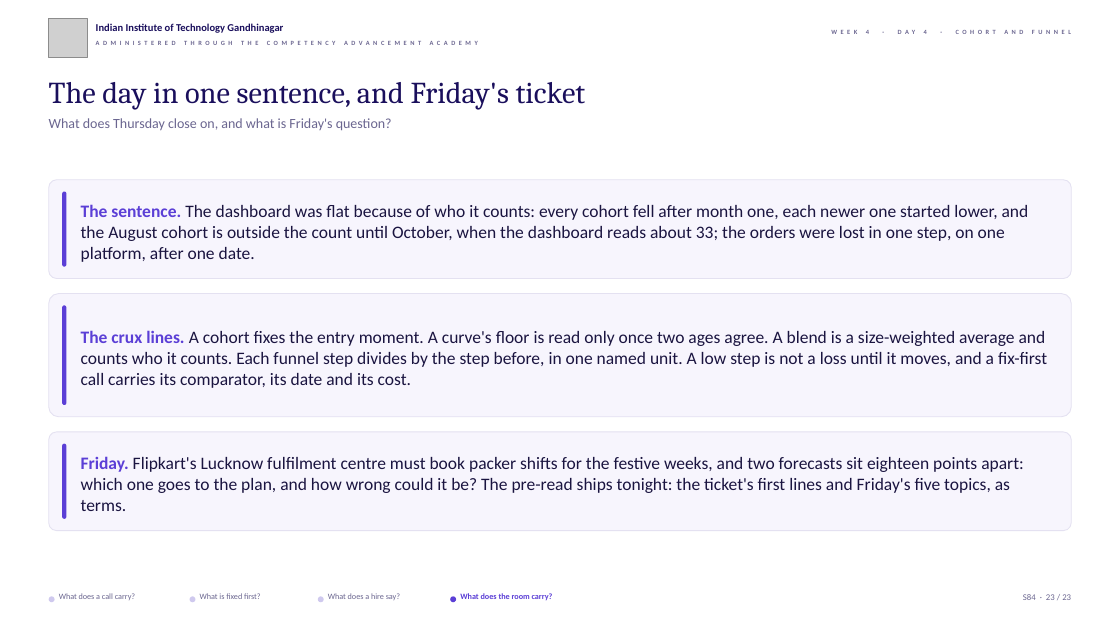
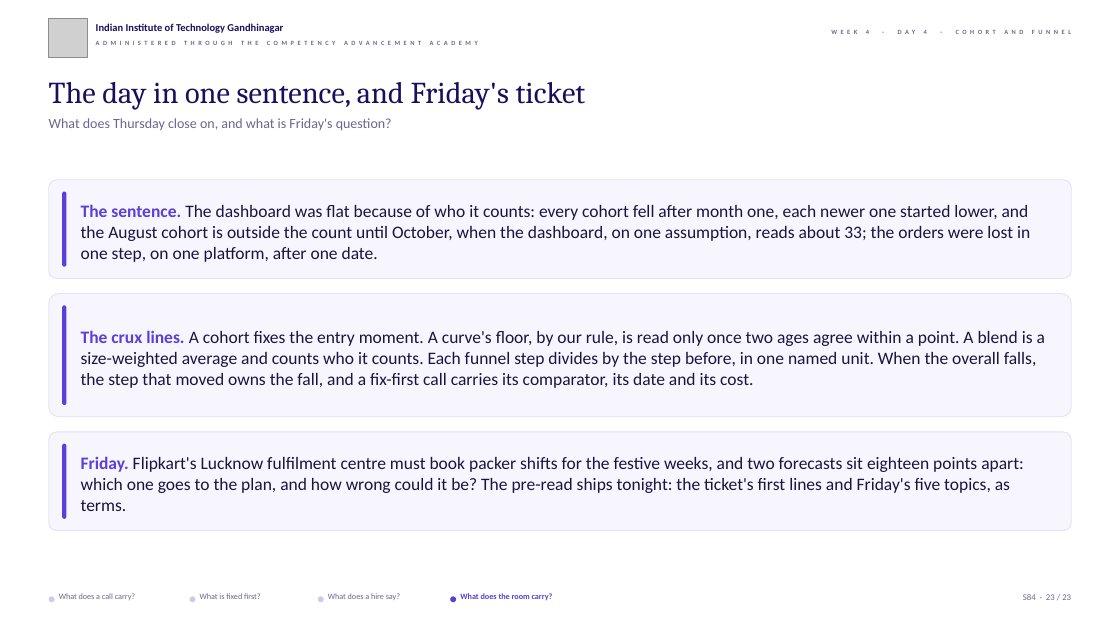
Before and after one commit to fde-academy-lab/c2-content-factory, a slide deck: slide 23 of content/W04/D4/slides/C2_W04_D04_half2_STUDENT.pptx. Drawn at 1120x630 pixels with LibreOffice and Linux fonts; fonts in the diff are those of the drawing; grey boxes stand for pictures; background and template pictures are left out. Boxes give left, top, right and bottom in pixels: in the first picture for what was removed or moved away, otherwise in the second. Text is boxed around its words. In the diff, an @@ line names an element or a change of style, - is before the commit and + after.

```diff
--- a/content/W04/D4/slides/C2_W04_D04_half2_STUDENT.pptx
+++ b/content/W04/D4/slides/C2_W04_D04_half2_STUDENT.pptx
@@ text at (81,204,1030,262): text changed @@
-The sentence. The dashboard was flat because of who it counts: every cohort fell after month one, each newer one started lower, and the August cohort is outside the count until October, when the dashboard reads about 33; the orders were lost in one step, on one platform, after one date.
+The sentence. The dashboard was flat because of who it counts: every cohort fell after month one, each newer one started lower, and the August cohort is outside the count until October, when the dashboard, on one assumption, reads about 33; the orders were lost in one step, on one platform, after one date.
@@ text at (81,330,1045,388): text changed @@
-The crux lines. A cohort fixes the entry moment. A curve's floor is read only once two ages agree. A blend is a size-weighted average and counts who it counts. Each funnel step divides by the step before, in one named unit. A low step is not a loss until it moves, and a fix-first call carries its comparator, its date and its cost.
+The crux lines. A cohort fixes the entry moment. A curve's floor, by our rule, is read only once two ages agree within a point. A blend is a size-weighted average and counts who it counts. Each funnel step divides by the step before, in one named unit. When the overall falls, the step that moved owns the fall, and a fix-first call carries its comparator, its date and its cost.
```
Also in this commit, not shown: 10 other slides changed, 4 other files.
